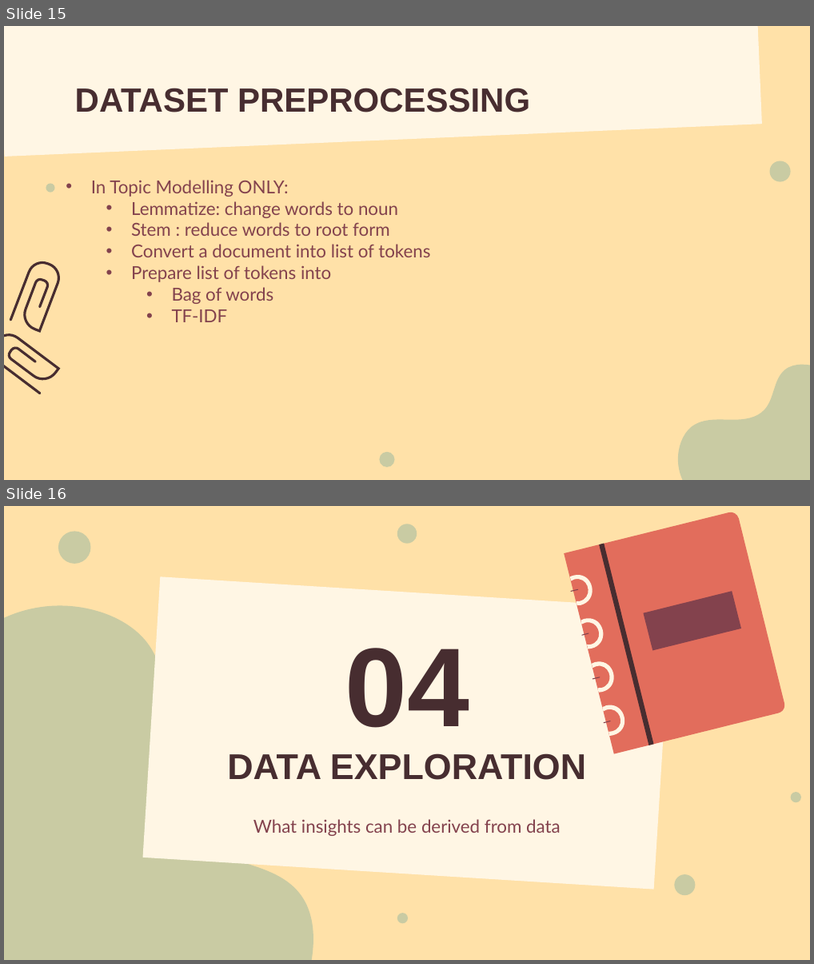
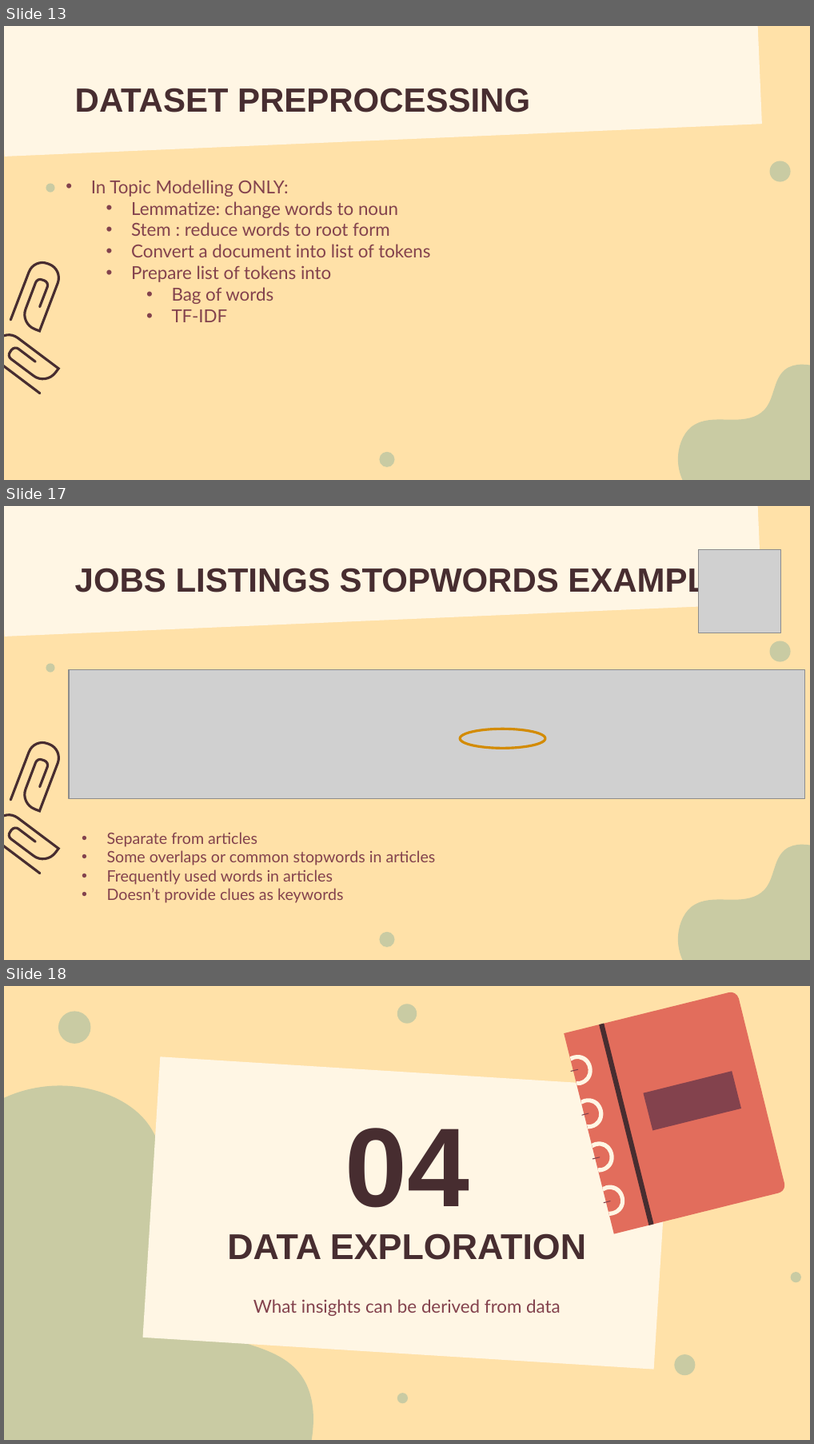
Before and after one commit to LiyanaRoslie/ds-keywords, a slide deck: Capstone_presentation_v1.1.pptx. Shown one above the other, each under a label of ours: slides 15 and 16 before the commit, slides 13, 17 and 18 after it; the slides between them are not shown. The pictures are 814x964 and 814x1444 pixels, drawn with LibreOffice and Linux fonts; fonts in the diff are those of the drawing; grey boxes stand for pictures. Boxes give left, top, right and bottom in pixels: in the first picture for what was removed or moved away, otherwise in the second. Text is boxed around its words. In the diff, an @@ line names an element or a change of style, - is before the commit and + after.

```diff
--- a/Capstone_presentation_v1.1.pptx
+++ b/Capstone_presentation_v1.1.pptx
@@ slide 17 added at box(4, 506, 810, 960), background #FFE1A8; not listed: 4 template elements that a slide beside it also shows @@
@@ rectangle added at box(4, 506, 763, 637), fill #FFF6E4 @@
@@ picture added at box(698, 549, 782, 632) @@
@@ title added at box(75, 565, 730, 599), 30 pt, text #472D30, bold @@
+JOBS LISTINGS STOPWORDS EXAMPLE
@@ picture added at box(69, 670, 806, 799) @@
@@ freeform shape added at box(4, 736, 74, 818), outline #472D30 2.25 pt @@
@@ ellipse added at box(461, 728, 546, 748), outline #D38B00 2.25 pt @@
@@ freeform shape added at box(4, 812, 59, 873), outline #472D30 2.25 pt @@
@@ text added at box(107, 832, 436, 903), 14 pt, text #83424D @@
+• Separate from articles
+• Some overlaps or common stopwords in articles
+• Frequently used words in articles
+• Doesn’t provide clues as keywords
@@ what was slide 15 is now slide 13 @@
@@ what was slide 16 is now slide 18 @@
```
Also in this commit, not shown: 3 slides changed, 2 other slides added.
